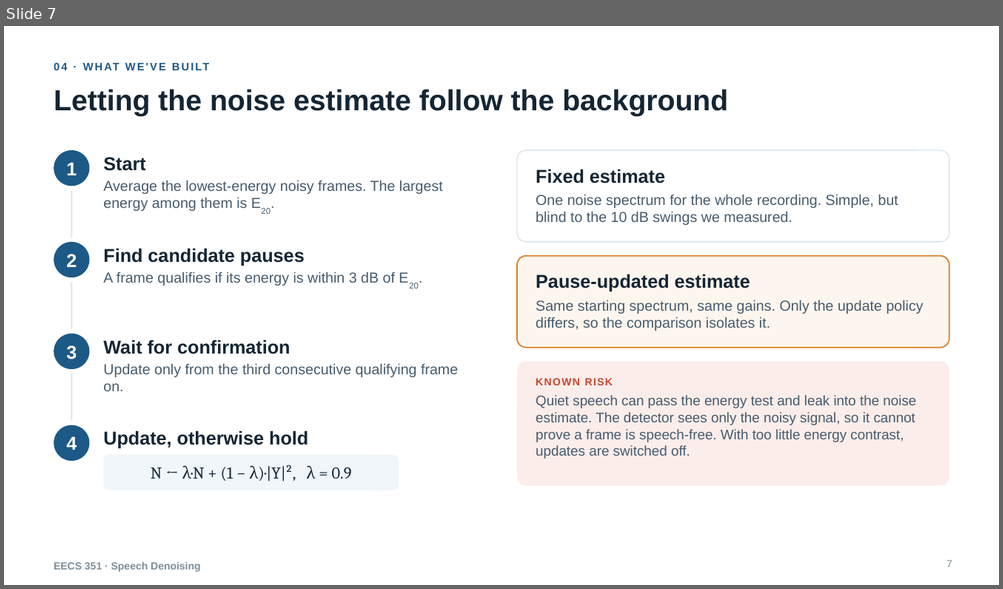
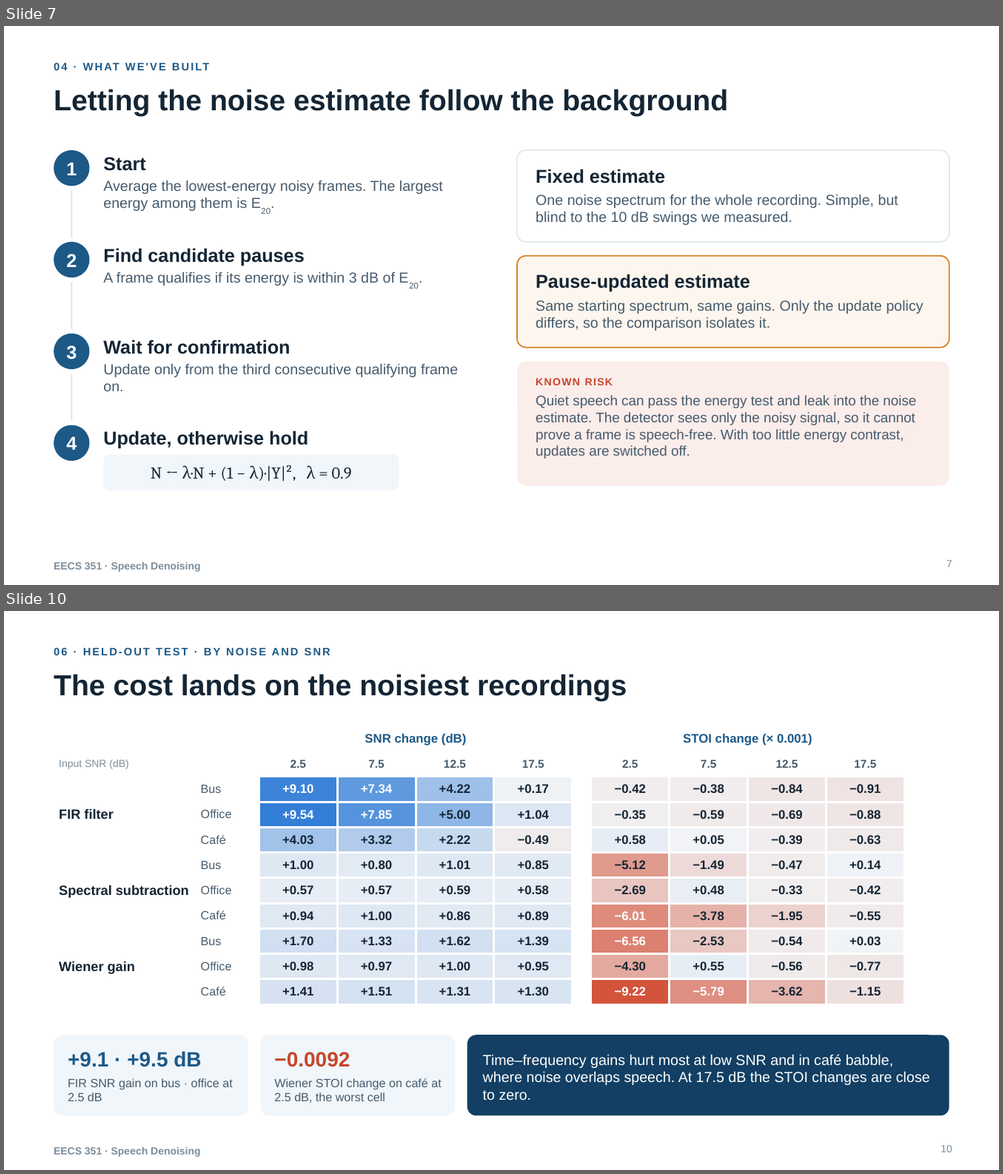
Before and after one commit to eecs351-speech-denoising-team/eecs351-speech-denoising-website, a slide deck: reports/project_presentation.pptx. Shown one above the other, each under a label of ours: slide 7 before the commit, slides 7 and 10 after it; the slides between them are not shown. The pictures are 1003x589 and 1003x1174 pixels, drawn with LibreOffice and Linux fonts; fonts in the diff are those of the drawing. Boxes give left, top, right and bottom in pixels: in the first picture for what was removed or moved away, otherwise in the second. Text is boxed around its words. In the diff, an @@ line names an element or a change of style, - is before the commit and + after.

```diff
--- a/reports/project_presentation.pptx
+++ b/reports/project_presentation.pptx
@@ slide 10 added at (4,611,999,1170), background #FFFFFF; not listed: 1 template element that a slide beside it also shows @@
@@ text added at (54,647,330,655), 10.5 pt, text #1D5987, bold @@
+06 · HELD-OUT TEST · BY NOISE AND SNR
@@ title added at (54,674,626,701), 28 pt, text #142534, bold @@
+The cost lands on the noisiest recordings
@@ table added at (54,726,905,999), 11 rows, 11 columns @@
+ |  | SNR change (dB) |  |  |  |  | STOI change (× 0.001) |  |  | 
+Input SNR (dB) |  | 2.5 | 7.5 | 12.5 | 17.5 |  | 2.5 | 7.5 | 12.5 | 17.5
+FIR filter | Bus | +9.10 | +7.34 | +4.22 | +0.17 |  | −0.42 | −0.38 | −0.84 | −0.91
+ | Office | +9.54 | +7.85 | +5.00 | +1.04 |  | −0.35 | −0.59 | −0.69 | −0.88
+ | Café | +4.03 | +3.32 | +2.22 | −0.49 |  | +0.58 | +0.05 | −0.39 | −0.63
+Spectral subtraction | Bus | +1.00 | +0.80 | +1.01 | +0.85 |  | −5.12 | −1.49 | −0.47 | +0.14
+ | Office | +0.57 | +0.57 | +0.59 | +0.58 |  | −2.69 | +0.48 | −0.33 | −0.42
+ | Café | +0.94 | +1.00 | +0.86 | +0.89 |  | −6.01 | −3.78 | −1.95 | −0.55
+Wiener gain | Bus | +1.70 | +1.33 | +1.62 | +1.39 |  | −6.56 | −2.53 | −0.54 | +0.03
+ | Office | +0.98 | +0.97 | +1.00 | +0.95 |  | −4.30 | +0.55 | −0.56 | −0.77
+ | Café | +1.41 | +1.51 | +1.31 | +1.30 |  | −9.22 | −5.79 | −3.62 | −1.15
@@ rounded rectangle added at (54,1036,248,1116), fill #F0F6FA @@
@@ text added at (68,1051,201,1068), 20 pt, text #1D5987, bold @@
++9.1 · +9.5 dB
@@ rounded rectangle added at (261,1036,455,1116), fill #F0F6FA @@
@@ text added at (274,1052,350,1068), 20 pt, text #C8452B, bold @@
+−0.0092
@@ rounded rectangle added at (467,1036,949,1116), fill #123F63 @@
@@ text added at (483,1054,930,1101), 14 pt, text #FFFFFF @@
+Time–frequency gains hurt most at low SNR and in café babble, where noise overlaps speech. At 17.5 dB the STOI changes are close to zero.
@@ text added at (68,1079,232,1102), 11.5 pt, text #465B6D @@
+FIR SNR gain on bus · office at 2.5 dB
@@ text added at (274,1079,441,1103), 11.5 pt, text #465B6D @@
+Wiener STOI change on café at 2.5 dB, the worst cell
@@ page number added at (940,1145,952,1153), 10 pt, text #7D8E9C @@
+10
```
Also in this commit, not shown: 4 slides changed, 2 other slides added, 1 slide removed, 5 other files.
